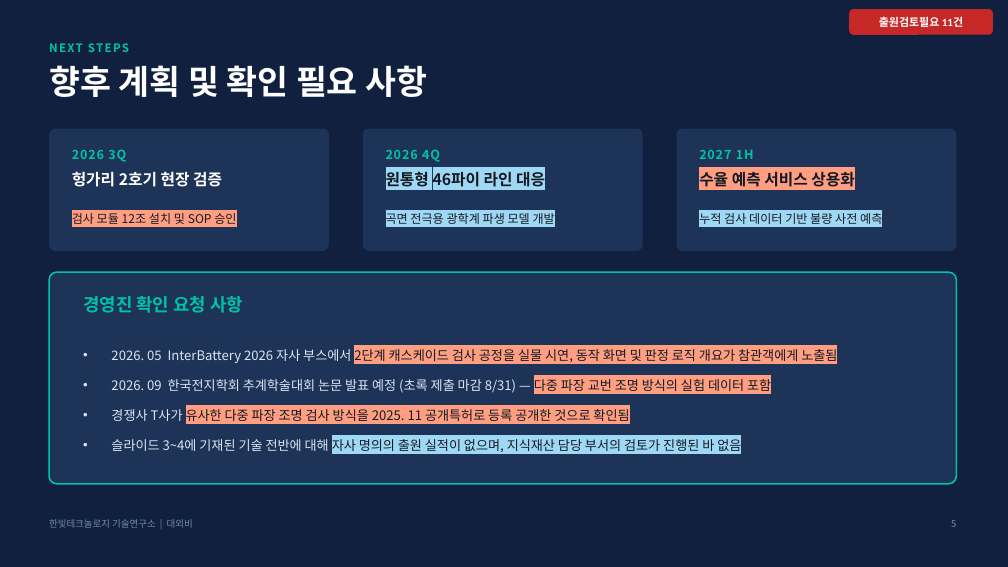
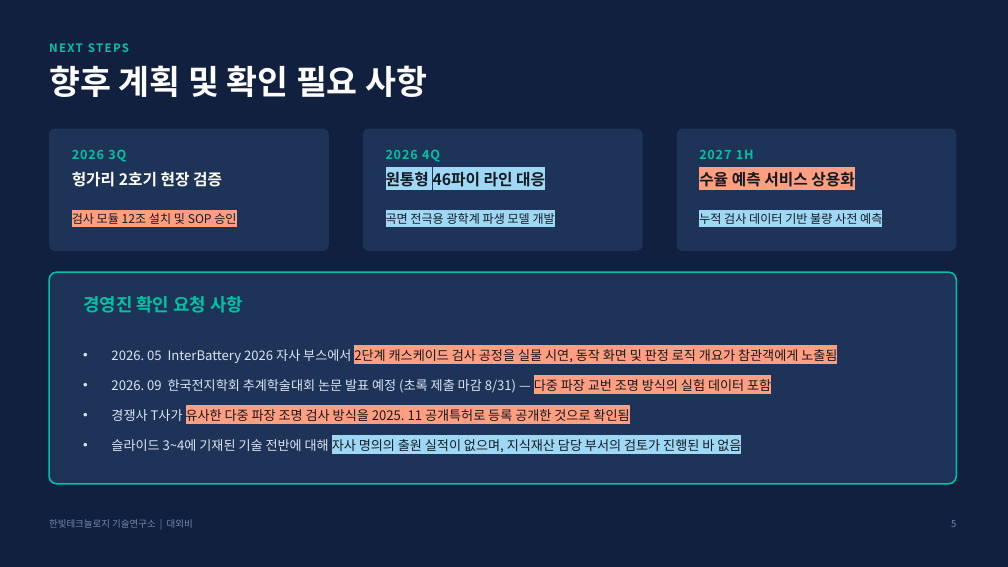
Before and after one commit to HyungKim/patent-marker, a slide deck: slide 5 of samples/회사보고자료_예시_마킹결과.pptx. Drawn at 1008x567 pixels with LibreOffice and Linux fonts; fonts in the diff are those of the drawing. Boxes give left, top, right and bottom in pixels: in the first picture for what was removed or moved away, otherwise in the second. Text is boxed around its words. In the diff, an @@ line names an element or a change of style, - is before the commit and + after.

```diff
--- a/samples/회사보고자료_예시_마킹결과.pptx
+++ b/samples/회사보고자료_예시_마킹결과.pptx
@@ rounded rectangle removed at (849,9,993,35) @@
-출원검토필요 11건
```
Also in this commit, not shown: 4 other slides changed, 4 slides removed.
